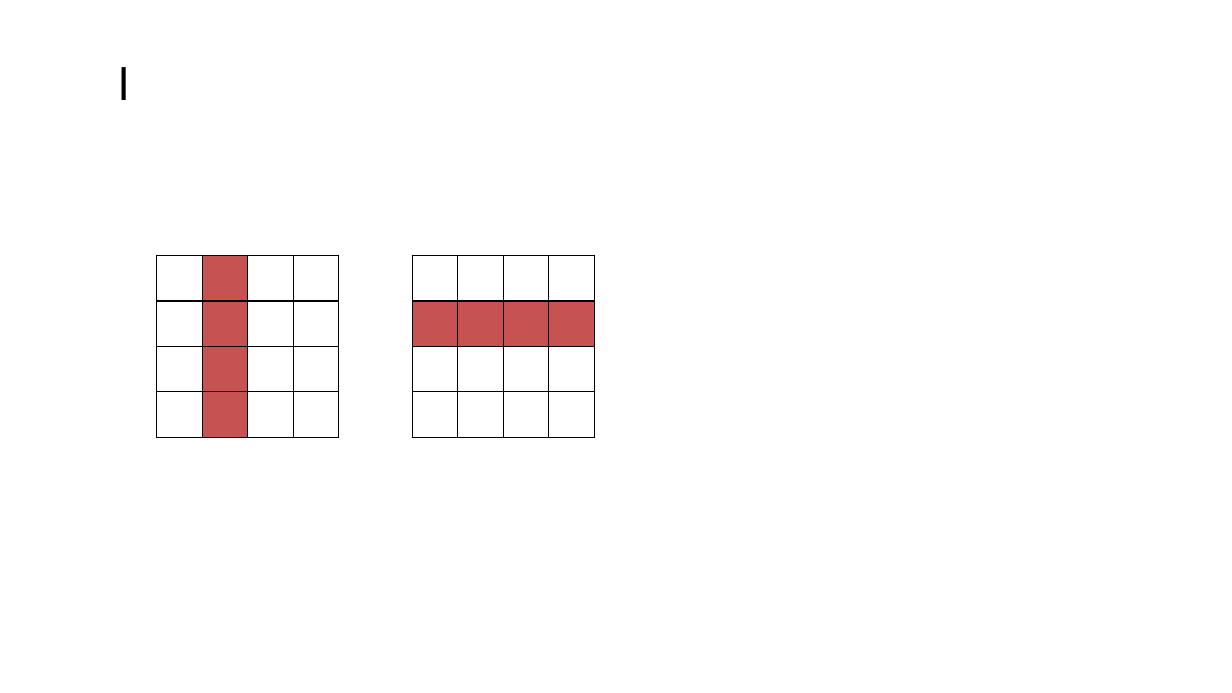
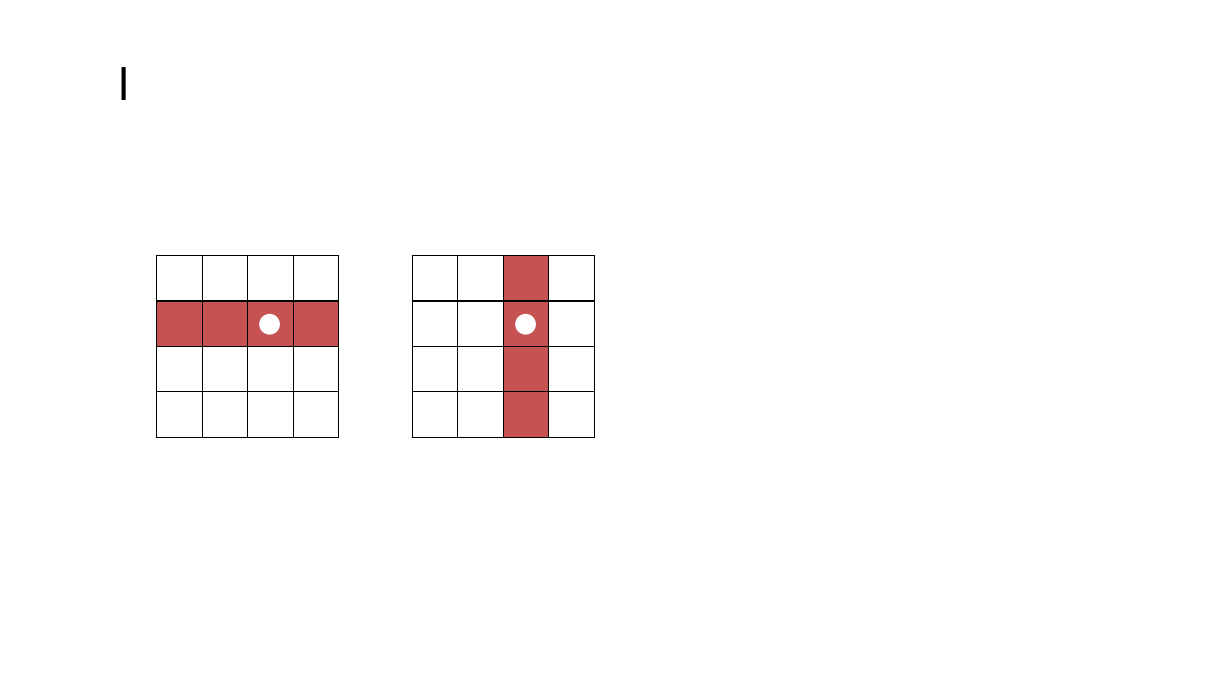
Before and after one commit to fpdjsns/Tetris, a slide deck: slide 10 of Document/Tetris plan.pptx. Drawn at 1232x693 pixels with LibreOffice and Linux fonts; fonts in the diff are those of the drawing. Boxes give left, top, right and bottom in pixels: in the first picture for what was removed or moved away, otherwise in the second. Text is boxed around its words. In the diff, an @@ line names an element or a change of style, - is before the commit and + after.

```diff
--- a/Document/Tetris plan.pptx
+++ b/Document/Tetris plan.pptx
@@ table at box(157, 256, 338, 438) @@
+row 1:  |  |  | 
+row 2:  |  | ● | 
-row 3:  |  |  | 
-row 4:  |  |  | 
@@ fill #C75252 to #FFFFFF in 3 cells @@
@@ fill #FFFFFF to #C75252 in 3 cells @@
@@ table at box(412, 256, 593, 438) @@
+row 1:  |  |  | 
+row 2:  |  | ● | 
-row 3:  |  |  | 
-row 4:  |  |  | 
@@ fill #FFFFFF to #C75252 in 3 cells @@
@@ fill #C75252 to #FFFFFF in 3 cells @@
```
Also in this commit, not shown: 7 other slides changed.
